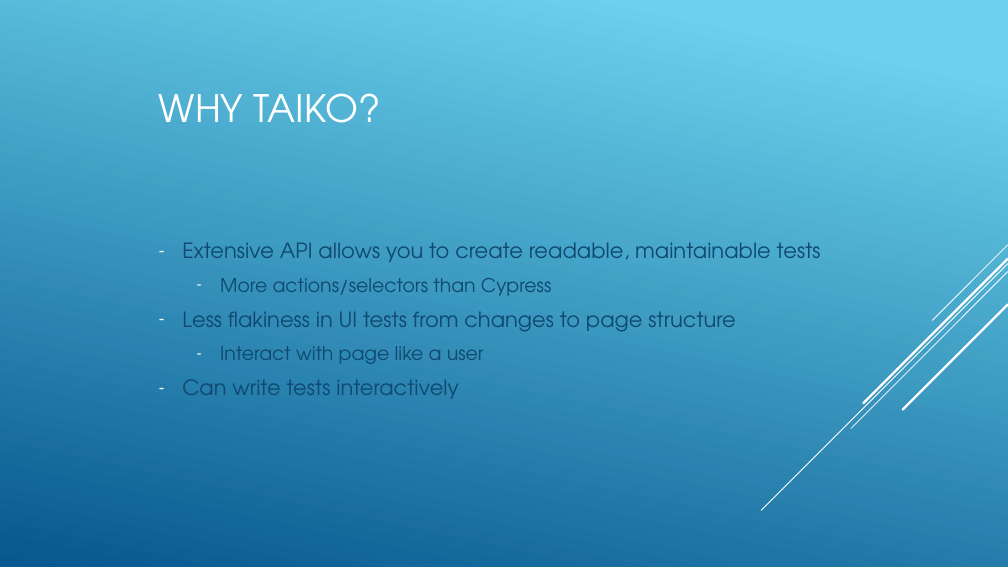
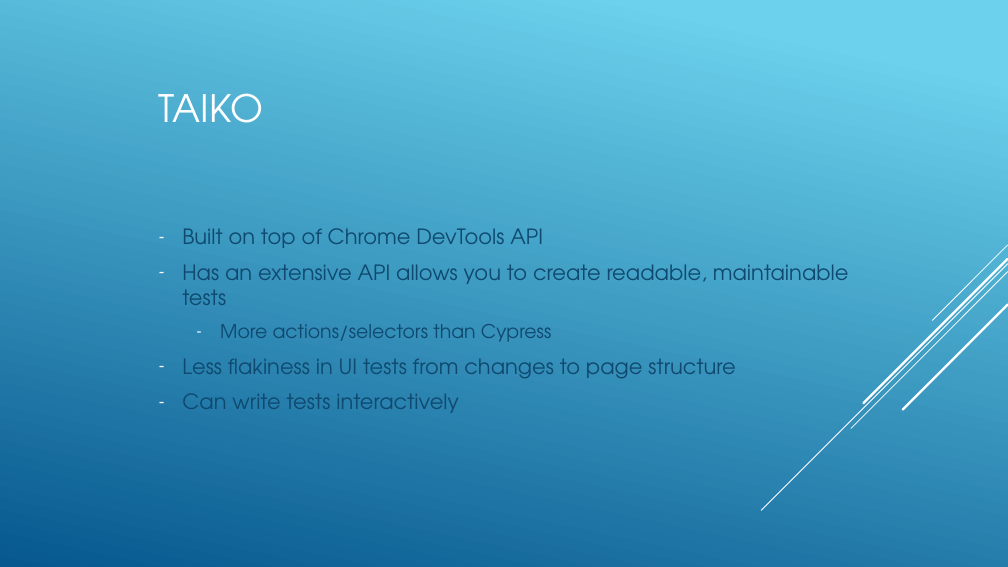
Before and after one commit to jamesleja907/taiko-example, a slide deck: slide 5 of TAIKO.pptm. Drawn at 1008x567 pixels with LibreOffice and Linux fonts; fonts in the diff are those of the drawing. Boxes give left, top, right and bottom in pixels: in the first picture for what was removed or moved away, otherwise in the second. Text is boxed around its words. In the diff, an @@ line names an element or a change of style, - is before the commit and + after.

Commit message:
Update PPT

```diff
--- a/TAIKO.pptm
+++ b/TAIKO.pptm
@@ title at [159, 93, 263, 123]: text changed @@
-WHY TAIKO?
+TAIKO
@@ text at [182, 228, 849, 305]: text changed @@
-– Extensive API allows you to create readable, maintainable tests
+– Built on top of Chrome DevTools API
+– Has an extensive API allows you to create readable, maintainable tests
@@ text at [220, 346, 484, 364]: paragraph removed @@
-  – Interact with page like a user
```
